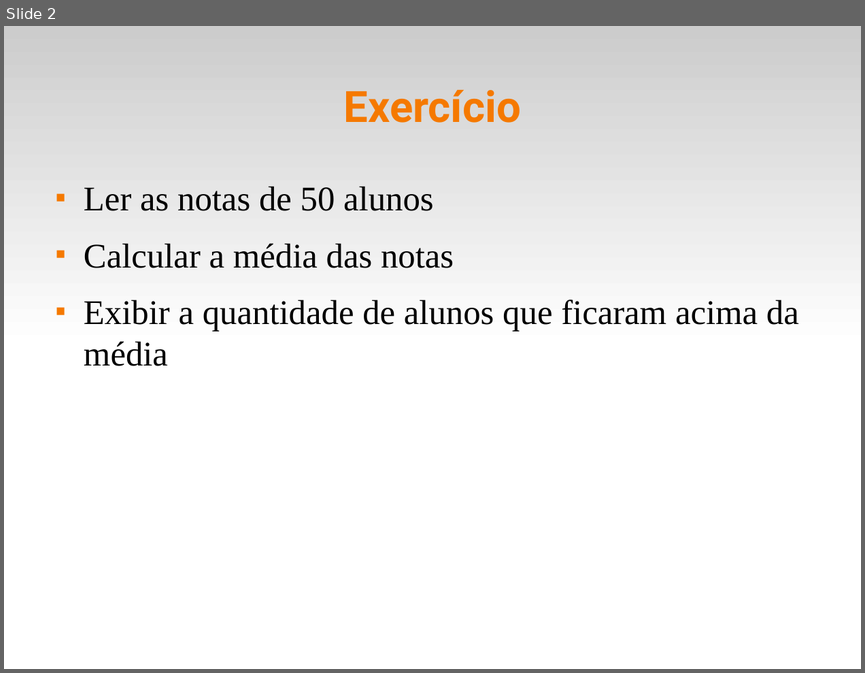
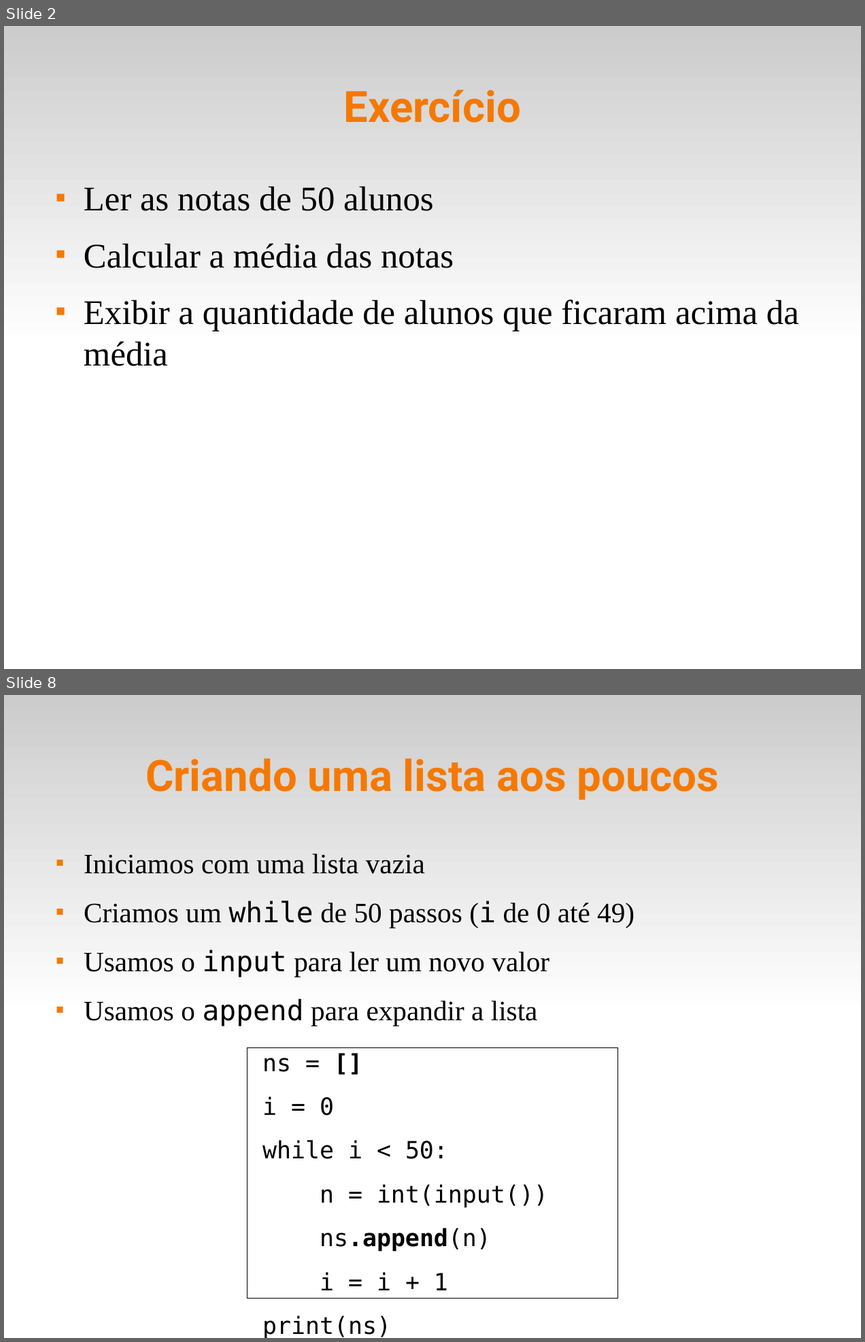
Before and after one commit to fsantanna-uerj/IPD, a slide deck: slides/ipd-05-listas.odp. Shown one above the other, each under a label of ours: slide 2 before the commit, slides 2 and 8 after it; the slides between them are not shown. The pictures are 865x673 and 865x1342 pixels, drawn with LibreOffice and Linux fonts; fonts in the diff are those of the drawing. Boxes give left, top, right and bottom in pixels: in the first picture for what was removed or moved away, otherwise in the second. Text is boxed around its words. In the diff, an @@ line names an element or a change of style, - is before the commit and + after.

```diff
--- a/slides/ipd-05-listas.odp
+++ b/slides/ipd-05-listas.odp
@@ slide 8 added at (4, 695, 861, 1338), background #FFFFFF; not listed: 1 template element that a slide beside it also shows @@
@@ title added at (145, 758, 719, 800), 40 pt, text #F57900, bold @@
+Criando uma lista aos poucos
@@ text added at (84, 853, 634, 1026), 26 pt, text #000000 @@
+■ Iniciamos com uma lista vazia
+■ Criamos um while de 50 passos (i de 0 até 49)
+■ Usamos o input para ler um novo valor
+■ Usamos o append para expandir a lista
@@ text added at (247, 1047, 618, 1306), outline #000000 0 pt, 22 pt, text #000000 @@
+ns = []
+i = 0
+while i < 50:
+n = int(input())
+ns.append(n)
+i = i + 1
+print(ns)
```
Also in this commit, not shown: 4 slides changed, 3 other slides added, 5 slides removed, 12 other files.
